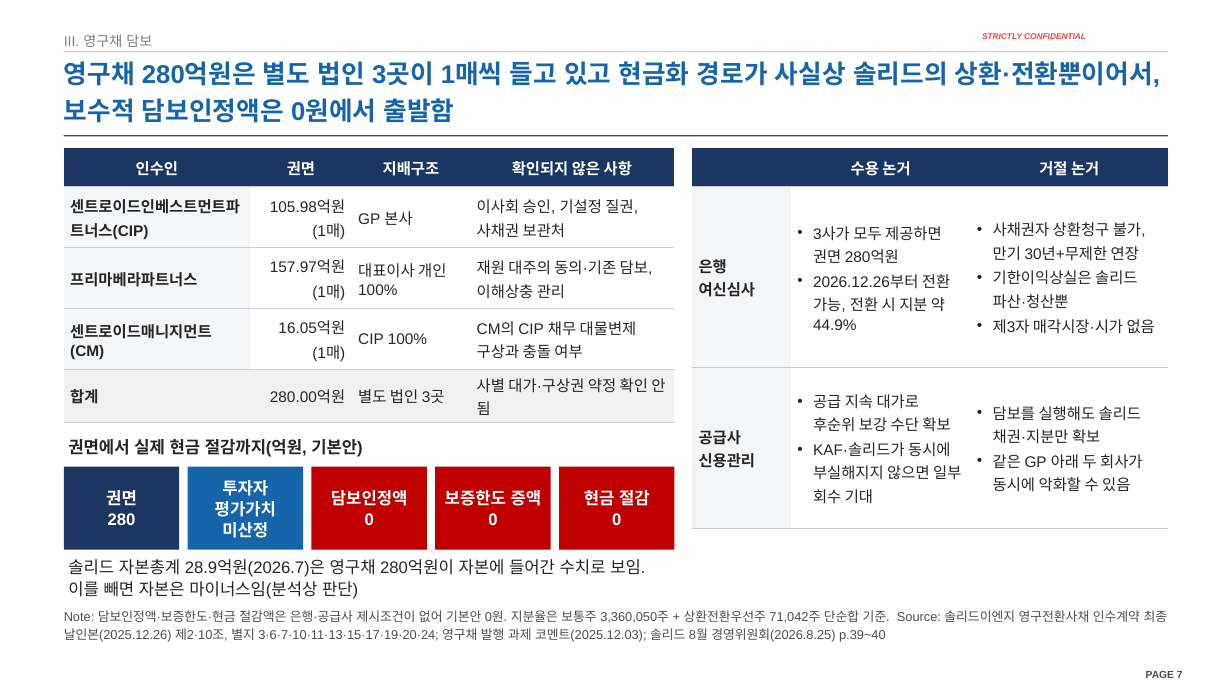
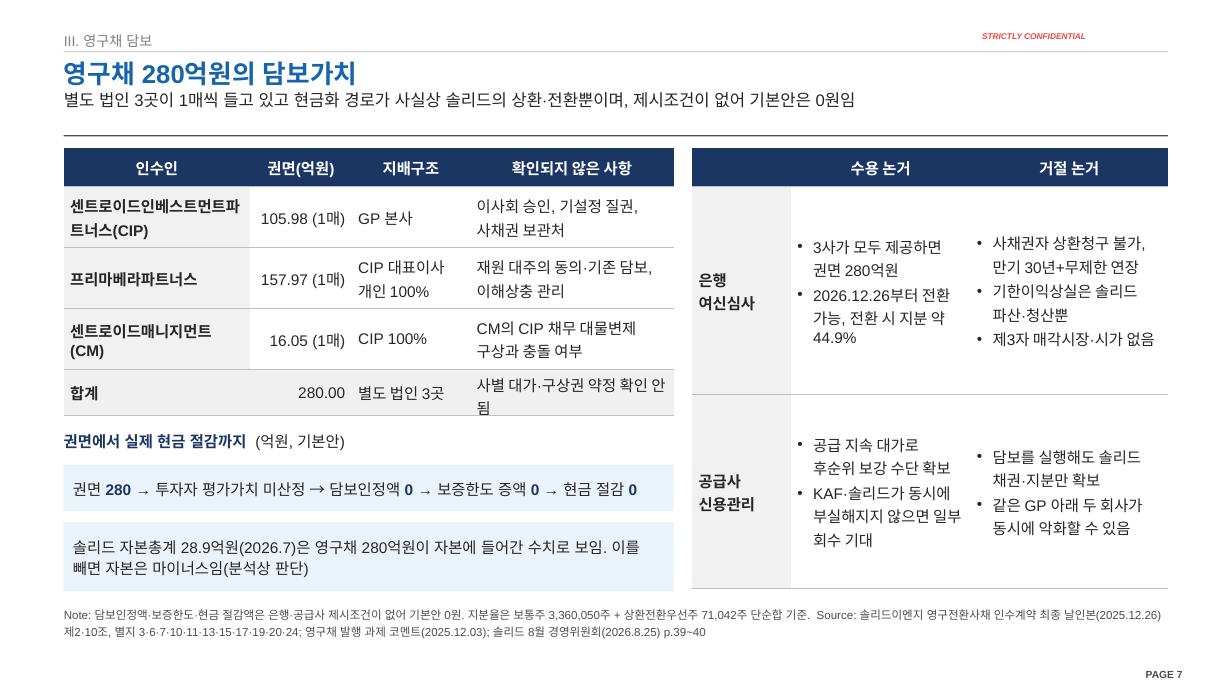
Before and after one commit to jogyesung/GS-Secretary, a slide deck: slide 7 of outputs/CIP_KAF_솔리드_자금조달차질_시나리오_20261118.pptx. Drawn at 1232x693 pixels with LibreOffice and Linux fonts; fonts in the diff are those of the drawing; background and template pictures are left out. Boxes give left, top, right and bottom in pixels: in the first picture for what was removed or moved away, otherwise in the second. Text is boxed around its words. In the diff, an @@ line names an element or a change of style, - is before the commit and + after.

```diff
--- a/outputs/CIP_KAF_솔리드_자금조달차질_시나리오_20261118.pptx
+++ b/outputs/CIP_KAF_솔리드_자금조달차질_시나리오_20261118.pptx
@@ title "영구채 280억원의 담보가치" at (64, 61, 358, 86): vertical alignment bottom to top @@
@@ title at (64, 61, 358, 86): text changed @@
-영구채 280억원은 별도 법인 3곳이 1매씩 들고 있고 현금화 경로가 사실상 솔리드의 상환·전환뿐이어서, 보수적 담보인정액은 0원에서 출발함
+영구채 280억원의 담보가치
@@ text added at (64, 92, 856, 108), 13 pt, text #262626 @@
+별도 법인 3곳이 1매씩 들고 있고 현금화 경로가 사실상 솔리드의 상환·전환뿐이며, 제시조건이 없어 기본안은 0원임
@@ table at (64, 148, 674, 420) @@
-row 1, column 2: 권면
+row 1, column 2: 권면(억원)
-row 2, column 2: 105.98억원 / (1매)
+row 2, column 2: 105.98 (1매)
-row 3, column 2: 157.97억원 / (1매)
+row 3, column 2: 157.97 (1매)
-row 3, column 3: 대표이사 개인 100%
+row 3, column 3: CIP 대표이사 개인 100%
-row 4, column 2: 16.05억원 / (1매)
+row 4, column 2: 16.05 (1매)
-row 5, column 2: 280.00억원
+row 5, column 2: 280.00
@@ fill #F4F5F7 to #F1F1F1 in 3 cells @@
@@ borders changed @@
@@ table at (692, 148, 1168, 589) @@
@@ fill #F4F5F7 to #F1F1F1 in 2 cells @@
@@ borders changed @@
@@ text at (64, 434, 345, 451): text changed; size 13 to 12 pt; text colour #262626 to #1C3664 @@
-권면에서 실제 현금 절감까지(억원, 기본안)
+권면에서 실제 현금 절감까지 (억원, 기본안)
@@ rectangle "권면 280 → 투자자 평가가치 ...": place and size @@
-rectangle "권면 280 → 투자자 평가가치 ..." at (188, 467, 303, 550)
+rectangle "권면 280 → 투자자 평가가치 ..." at (64, 465, 674, 511)
@@ rectangle "권면 280 → 투자자 평가가치 ..." at (64, 465, 674, 511): fill #1664AA to #EAF3FA @@
@@ rectangle removed at (64, 467, 179, 550) @@
-권면
-280
@@ rectangle removed at (311, 467, 427, 550) @@
-담보인정액
-0
@@ rectangle removed at (435, 467, 551, 550) @@
-보증한도 증액
-0
@@ rectangle removed at (559, 467, 675, 550) @@
-현금 절감
-0
@@ text in rectangle at (73, 482, 638, 497): text changed; size 13 to 12 pt; text colour #FFFFFF to #262626; bold off @@
-투자자 평가가치
-미산정
+권면 280 → 투자자 평가가치 미산정 → 담보인정액 0 → 보증한도 증액 0 → 현금 절감 0
@@ rectangle "솔리드 자본총계 28.9억원(2026.7)은 영구채 280억원이 ...": place and size @@
-rectangle "솔리드 자본총계 28.9억원(2026.7)은 영구채 280억원이 ..." at (68, 559, 645, 599)
+rectangle "솔리드 자본총계 28.9억원(2026.7)은 영구채 280억원이 ..." at (64, 522, 674, 592)
@@ rectangle "솔리드 자본총계 28.9억원(2026.7)은 영구채 280억원이 ..." at (64, 522, 674, 592): size 13 to 12 pt; less space between paragraphs; vertical alignment top to middle; fill none to #EAF3FA @@
@@ text "Note: 담보인정액·보증한도·현금 절감액은 은행·공급사 제시조건이 ..." at (64, 609, 1161, 639): size 10 to 9 pt @@
```
Also in this commit, not shown: 26 other slides changed, 2 other files.
